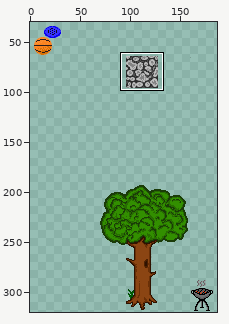
Sprite sheet, stored at maps/Lysander.png. Above, an overview of the earlier version with the close-up marked.
Close-up. Earlier state:
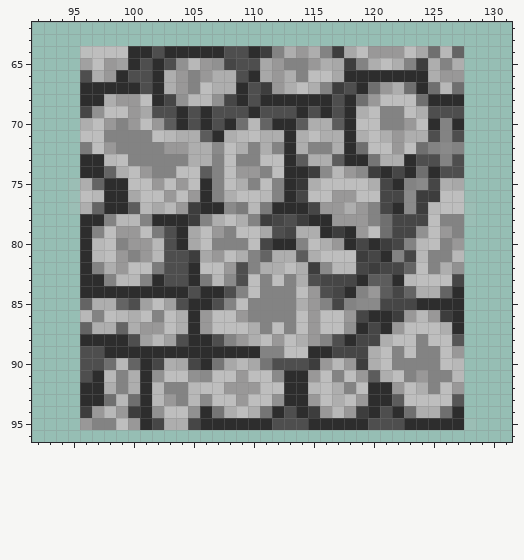
The file is 320x320 pixels. Pixels under 10% opacity are left out. Colours within 5 levels of each other are drawn and written as one. Shown: x 92..131, y 62..96. The wide view leaves out empty margins.
After:
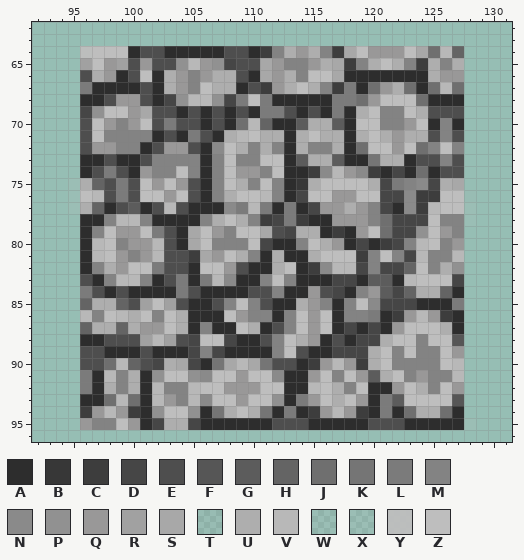
Palette (. is transparent): A #2d2d2d  B #373737  C #3d3d3d  D #464646  E #4e4e4e  F #565656  G #5c5c5c  H #646464  J #6f6f6f  K #757575  L #7b7b7b  M #838383  N #8a8a8a  P #919191  Q #999898  R #a1a1a1  S #a8a8a8  T #aaaaaa1e  U #aeaeae  V #b8b8b8  W #bbbbbb1d  X #bebebe23  Y #bebebef2  Z #bebebe
The commit says: better kies
The exact change:
@@ x 92..131 @@
 63 ........................................
-64 ....YZZZAAEAAAAAEEACMUQUMCSZQQQZSJVH....
-65 ....RZQRAEAEPVQPDEESQMMQUSCMUZUMCUMU....
-66 ....EUQAEEAUQMQUUEASQUMZZSAAAAAAAUQQ....
-67 ....AAAAAEAUQMZUUAECQUZUMCEAJQUJAJVJ....
-68 ....AAUQQZADPVVPDAEAAAAAAEAJQZZZJAAA....
-69 ....DPZZQSEEAEAEEEAEEEAEAEAUZMMZUEEE....
-70 ....UZQMQZQGAEAEAJVHAAGUUGAZZMMQZAMA....
-71 ....ZZMMMMZVUUGAUVZUUAUZUUAUZUQUUEME....
-72 ....LZQMMMMQQUUNZUMUMAUMMUAJZZQZJMNM....
-73 ....AAVZMMMMMUUMZMMZZAGUUGAAKUUAEEME....
-74 ....AAHUZQMMZZGMZQQMZAACNVQNCADAJAEE....
-75 ...XUHAAZZQZQZAMZUMZMABUZZZZUDAMNDUS....
-76 ...WZVAASZZQZQAMUZZVMADZZQQZZDDNCCZZT...
-77 ...XUHAAGVSVQCAANLVLAAADQQUQMDANCVZZX...
-78 ....AAMVVMAAACMUZUMCDECAAQQQMJDDDZMMW...
+64 ....YZZZAEEAAAAAEEACMUQUMCSZQQQZSJVH....
+65 ....RZQREQEEPVQPDEESQMMQUSCMUZUMCUMU....
+66 ....EUQAEZAUQMQUUEASQUMZZSAAAAAAAUQQ....
+67 ....LAAAAEAUQMZUUAECQUZUMCLAJQUJAJVJ....
+68 ....AAEQQEADPVVPDLZLAAAAALLJQZZZJAAA....
+69 ....DPZZQSEEAEAEAEALLEAEALAUZMMZUEEE....
+70 ....EZQMQZELEEAEAJVHAAGUUGAZZMMQZAMA....
+71 ....EZMMMMAEALEAUVZUUAUZUUAUZUQUUEME....
+72 ....EQQMMAEQQEANZUMUMAUMMUAJZZQZJMZM....
+73 ....AAEAAEMMMMAMZMMZZAGUUGAAKUUAEEME....
+74 ....AELEAQMMZMAMZQQMZAACNVQNCADAJAEE....
+75 ...XUHELEZQZQEAMZUMZMABUZZZZUDLMNDUS....
+76 ...WZVELEZZQZEAMUZZVMADZZQQZZDDNCCZZT...
+77 ...XUHAEGAEVEAAANLVLALADQQUQMDANCVZZX...
+78 ....AAMVVMAAAAMUZUMCDLCAAQQQMJDDDZMMW...
 79 ....AMZQQZLEASZQMZZSEDUUACAQZJDDPZQM....
 80 ....AVZMQQVEASZMMMZDAAMZUQADACDMVZMQ....
-81 ....AVZQMQVEECSQZUMHUUGUZZZCDAMDVMMV....
-82 ....AMUQZZLEEAZZQEMUUZUCNVVDCDDHZMUP....
-83 ....AAMVVMAEEALVNEZMZMUEDDDAGGAVZZZD....
-84 ....AAAAAAAAAEAAEMZMMMZQEDAMQGDHUUHA....
-85 ....HUUHERZREAAEMZMMMMUQMDMNNDDDAAAA....
-86 ....VMZVUZMZUAQZZQMMMMZQZZQDAACQVQCA....
-87 ....HUUHUQQZUAQZZZUMZMZQZZPADAQZZZUA....
-88 ....AAAAERVREAAEMQUZQZUQMEADDUZZMZZF....
-89 ....EEAAAAAAAAAAAAAMMZZAADDDUZMZMMZQ....
-90 ....EEJVHADUSDAKSVSKEEECQVQCUZMMMMZV....
-91 ....EAVMUAPZZPNZZQZZNAAQZMZQGUZMQMMV....
-92 ....AAUMUAVMMVZZQQQZZAAVZUMZAAQZUMZQ....
-93 ....AAJVJAVQMVNZZQZZPAAQZUZQAAGZZZZF....
-94 ....CQVQCAPZZPAKUZUKAEACQVQCAEAJUUJA....
+81 ....AVZQMQVEECSQZUMAUAAUZZZCMZMDVMMV....
+82 ....AMUQZZLEEAZZQEAAUZACNVVDMDDHZMUP....
+83 ....EAMVVMAELALVNAAMZMAAADDAGGAVZZZD....
+84 ....LEAEAAAALEAAAAEEMAAQEDAMQGDHUUHA....
+85 ....HUUHERZREAAEMZMEAAUQMAMZNDDDAAAL....
+86 ....VMZVUZMZUAAAZQMMAMZQZAMMLACQVQCA....
+87 ....HUUHUQQZUAMAAZUAEMZQZADADAQZZZUA....
+88 ....AAEEERVREDZZDAAEMZUQAEADDUZZMZZF....
+89 ....EEAAAEAAADMDAAAAMZEAADDDUZMZMMZQ....
+90 ....EEJVHEDUSDAKSVSKEEACQVQCUZMMMMZV....
+91 ....LAVMUAPZZPNZZQZZNAAQZMZQGUZMQMMV....
+92 ....LAUMUAVMMVZZQQQZZAAVZUMZAAQZUMZQ....
+93 ....AAJVJAVQMVNZZQZZPALQZUZQALGZZZZF....
+94 ....CQVQCAPZZPAKUZUKALACQVQCALAJUUJA....
 95 ....QMMZQADUUDAAAAAAEEEAAAAAEEEAAAAAX...
